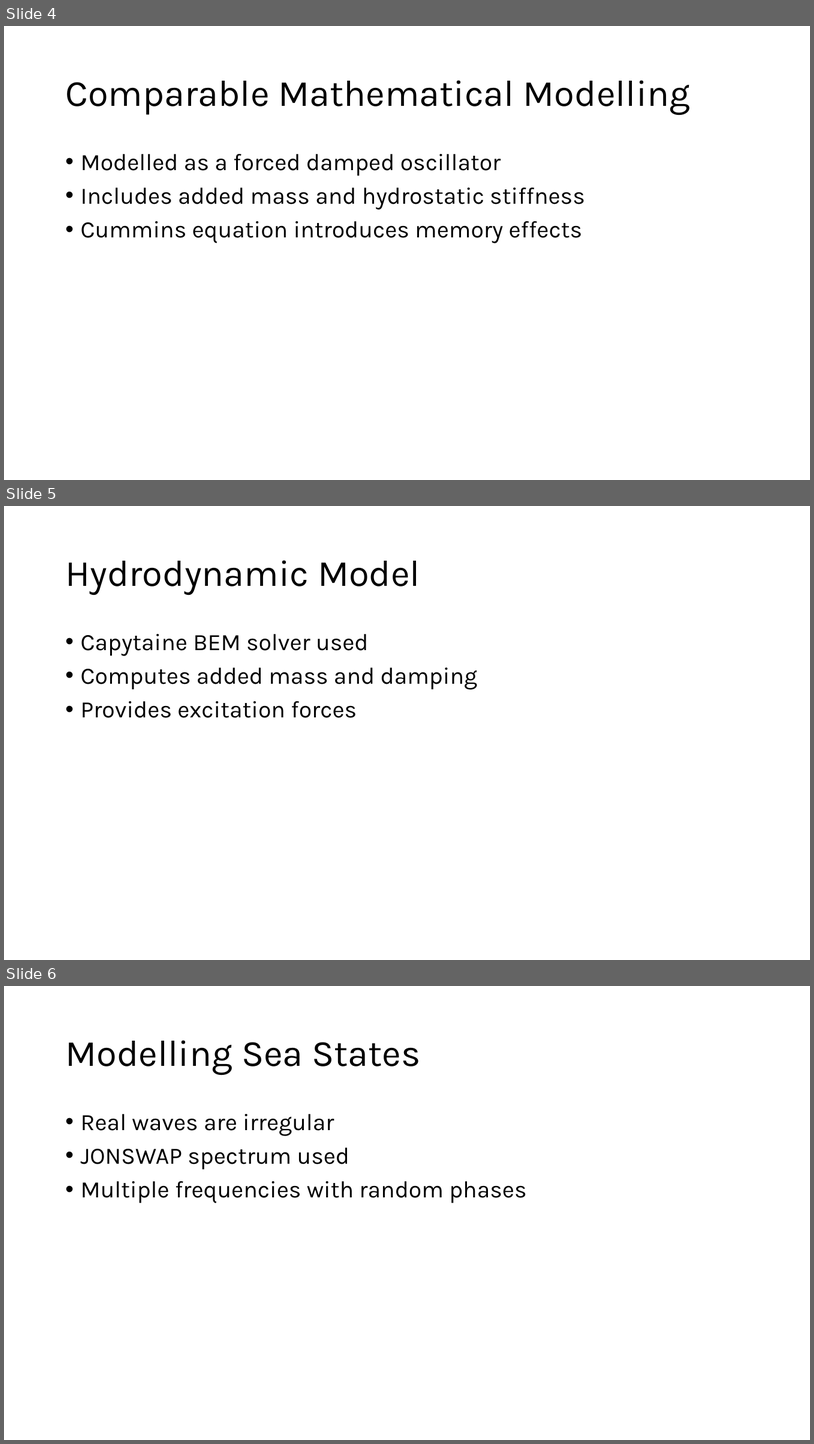
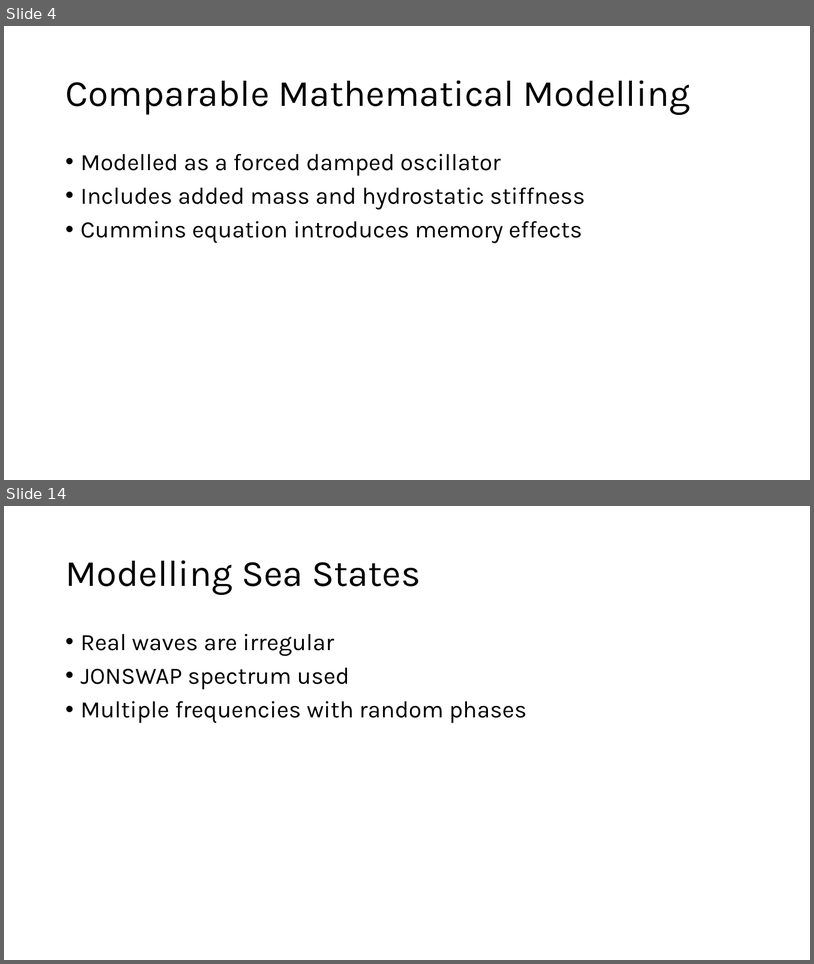
Before and after one commit to lbuckley-jpg/MDM2-Project-2, a slide deck: Presentation/wave_energy_presentation.pptx. Shown one above the other, each under a label of ours: slides 4, 5 and 6 before the commit, slides 4 and 14 after it; the slides between them are not shown. The pictures are 814x1444 and 814x964 pixels, drawn with LibreOffice and Linux fonts; fonts in the diff are those of the drawing. Boxes give left, top, right and bottom in pixels: in the first picture for what was removed or moved away, otherwise in the second. Text is boxed around its words. In the diff, an @@ line names an element or a change of style, - is before the commit and + after.

```diff
--- a/Presentation/wave_energy_presentation.pptx
+++ b/Presentation/wave_energy_presentation.pptx
@@ slide 5 removed at [4, 506, 810, 960], background #FFFFFF @@
@@ title removed at [65, 560, 420, 595] @@
-Hydrodynamic Model
@@ text removed at [81, 634, 478, 718] @@
-• Capytaine BEM solver used
-• Computes added mass and damping
-• Provides excitation forces
@@ what was slide 6 is now slide 14 @@
```
Also in this commit, not shown: 6 slides changed, 12 slides added, 4 other files.
